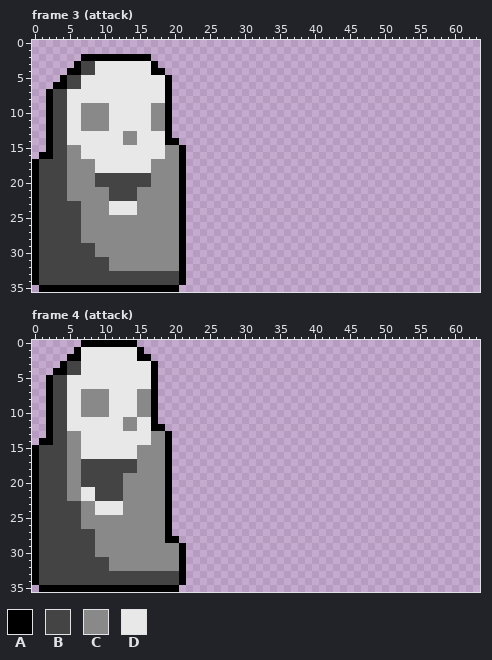
Two states of a pixel-art file, assets/sprites/custom-art/characters/slime/slime.aseprite. The picture above is the old version.
64x36 pixels, 16 frames. Shown: frame 3 (attack), frame 4 (attack). The commit also changed other frames, which this record leaves out.
Palette (. is transparent): A #000000  B #444444  C #898989  D #e8e8e8
After the commit:
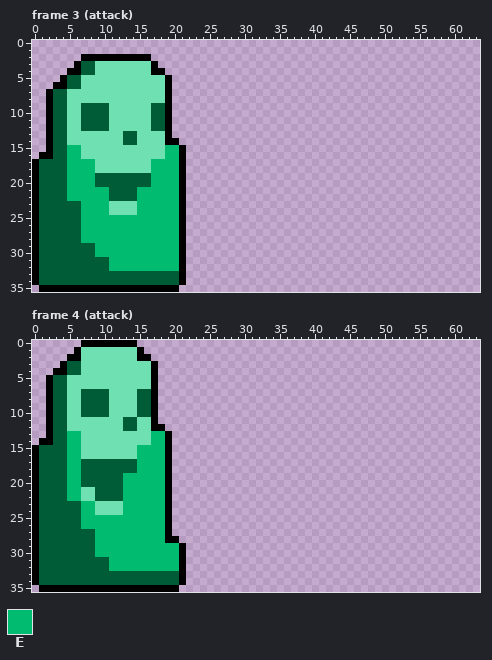
Colours new in this view: E #00bb70
What changed:
@@ palette @@
-B #444444
+B #005c37
-D #e8e8e8
+D #6ee0b2
--- frame 3 (attack)
@@ x 3..22 @@
  8 BBDDDDDDDDDDDDDDA...
- 9 BBDDCCCCDDDDDDCCA...
-10 BBDDCCCCDDDDDDCCA...
-11 BBDDCCCCDDDDDDCCA...
-12 BBDDCCCCDDDDDDCCA...
-13 BBDDDDDDDDCCDDDDA...
-14 BBDDDDDDDDCCDDDDAA..
-15 BBCCDDDDDDDDDDDDCCA.
-16 BBCCDDDDDDDDDDDDCCA.
-17 BBCCCCDDDDDDDDCCCCA.
-18 BBCCCCDDDDDDDDCCCCA.
-19 BBCCCCBBBBBBBBCCCCA.
-20 BBCCCCBBBBBBBBCCCCA.
-21 BBCCCCCCBBBBCCCCCCA.
-22 BBCCCCCCBBBBCCCCCCA.
-23 BBBBCCCCDDDDCCCCCCA.
-24 BBBBCCCCDDDDCCCCCCA.
-25 BBBBCCCCCCCCCCCCCCA.
-26 BBBBCCCCCCCCCCCCCCA.
-27 BBBBCCCCCCCCCCCCCCA.
-28 BBBBCCCCCCCCCCCCCCA.
-29 BBBBBBCCCCCCCCCCCCA.
-30 BBBBBBCCCCCCCCCCCCA.
-31 BBBBBBBBCCCCCCCCCCA.
-32 BBBBBBBBCCCCCCCCCCA.
+ 9 BBDDBBBBDDDDDDBBA...
+10 BBDDBBBBDDDDDDBBA...
+11 BBDDBBBBDDDDDDBBA...
+12 BBDDBBBBDDDDDDBBA...
+13 BBDDDDDDDDBBDDDDA...
+14 BBDDDDDDDDBBDDDDAA..
+15 BBEEDDDDDDDDDDDDEEA.
+16 BBEEDDDDDDDDDDDDEEA.
+17 BBEEEEDDDDDDDDEEEEA.
+18 BBEEEEDDDDDDDDEEEEA.
+19 BBEEEEBBBBBBBBEEEEA.
+20 BBEEEEBBBBBBBBEEEEA.
+21 BBEEEEEEBBBBEEEEEEA.
+22 BBEEEEEEBBBBEEEEEEA.
+23 BBBBEEEEDDDDEEEEEEA.
+24 BBBBEEEEDDDDEEEEEEA.
+25 BBBBEEEEEEEEEEEEEEA.
+26 BBBBEEEEEEEEEEEEEEA.
+27 BBBBEEEEEEEEEEEEEEA.
+28 BBBBEEEEEEEEEEEEEEA.
+29 BBBBBBEEEEEEEEEEEEA.
+30 BBBBBBEEEEEEEEEEEEA.
+31 BBBBBBBBEEEEEEEEEEA.
+32 BBBBBBBBEEEEEEEEEEA.
 33 BBBBBBBBBBBBBBBBBBA.
--- frame 4 (attack)
@@ x 3..22 @@
  6 BBDDDDDDDDDDDDA.....
- 7 BBDDCCCCDDDDCCA.....
- 8 BBDDCCCCDDDDCCA.....
- 9 BBDDCCCCDDDDCCA.....
-10 BBDDCCCCDDDDCCA.....
-11 BBDDDDDDDDCCDDA.....
-12 BBDDDDDDDDCCDDAA....
-13 BBCCDDDDDDDDDDCCA...
-14 BBCCDDDDDDDDDDCCA...
-15 BBCCDDDDDDDDCCCCA...
-16 BBCCDDDDDDDDCCCCA...
-17 BBCCBBBBBBBBCCCCA...
-18 BBCCBBBBBBBBCCCCA...
-19 BBCCBBBBBBCCCCCCA...
-20 BBCCBBBBBBCCCCCCA...
-21 BBCCDDBBBBCCCCCCA...
-22 BBCCDDBBBBCCCCCCA...
-23 BBBBCCDDDDCCCCCCA...
-24 BBBBCCDDDDCCCCCCA...
-25 BBBBCCCCCCCCCCCCA...
-26 BBBBCCCCCCCCCCCCA...
-27 BBBBBBCCCCCCCCCCA...
-28 BBBBBBCCCCCCCCCCAA..
-29 BBBBBBCCCCCCCCCCCCA.
-30 BBBBBBCCCCCCCCCCCCA.
-31 BBBBBBBBCCCCCCCCCCA.
-32 BBBBBBBBCCCCCCCCCCA.
+ 7 BBDDBBBBDDDDBBA.....
+ 8 BBDDBBBBDDDDBBA.....
+ 9 BBDDBBBBDDDDBBA.....
+10 BBDDBBBBDDDDBBA.....
+11 BBDDDDDDDDBBDDA.....
+12 BBDDDDDDDDBBDDAA....
+13 BBEEDDDDDDDDDDEEA...
+14 BBEEDDDDDDDDDDEEA...
+15 BBEEDDDDDDDDEEEEA...
+16 BBEEDDDDDDDDEEEEA...
+17 BBEEBBBBBBBBEEEEA...
+18 BBEEBBBBBBBBEEEEA...
+19 BBEEBBBBBBEEEEEEA...
+20 BBEEBBBBBBEEEEEEA...
+21 BBEEDDBBBBEEEEEEA...
+22 BBEEDDBBBBEEEEEEA...
+23 BBBBEEDDDDEEEEEEA...
+24 BBBBEEDDDDEEEEEEA...
+25 BBBBEEEEEEEEEEEEA...
+26 BBBBEEEEEEEEEEEEA...
+27 BBBBBBEEEEEEEEEEA...
+28 BBBBBBEEEEEEEEEEAA..
+29 BBBBBBEEEEEEEEEEEEA.
+30 BBBBBBEEEEEEEEEEEEA.
+31 BBBBBBBBEEEEEEEEEEA.
+32 BBBBBBBBEEEEEEEEEEA.
 33 BBBBBBBBBBBBBBBBBBA.
Pixel boxes of the changes (left, top, right, bottom) in both pictures:
changed: (39, 61, 179, 285)
changed: (39, 347, 179, 585)
